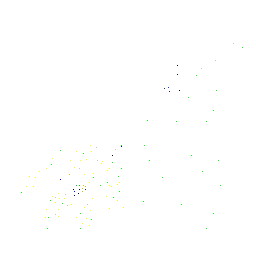
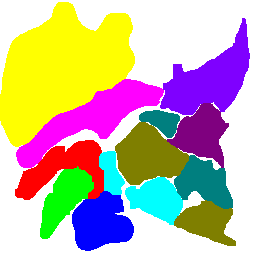
Revision of a layered 256 x 256 image; what changed, layer by layer:
showed "levels", painted on it over box(0, 2, 250, 251)
hid "spawners", painted on it over box(21, 43, 243, 246)
